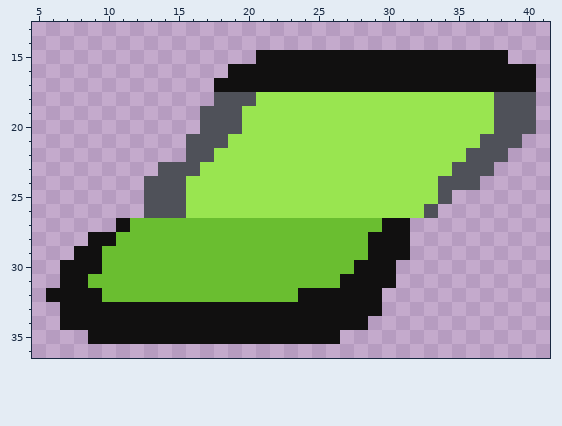
Two states of a pixel-art sprite, Assets/darkdes/krista_hd/ui_live_0.png. The first picture shows the starting point.
The file is 48x48 pixels. Shown: x 5..41, y 13..36.
Now the later version:
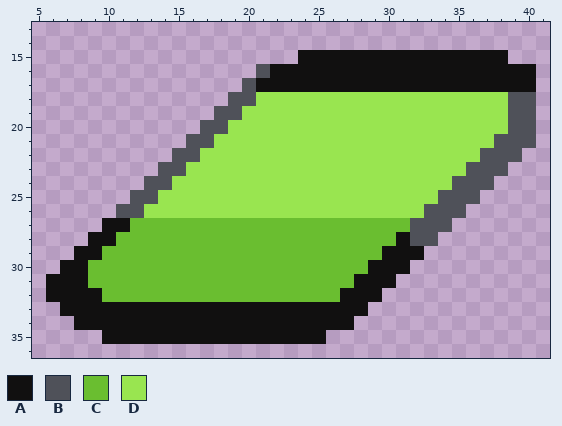
Palette (. is transparent): A #111010  B #4f5159  C #6abe30  D #99e550
From old to new:
{"y":15,"x":21,"old":"AAA","new":"..."}
{"y":16,"x":19,"old":"AAA","new":"..B"}
{"y":17,"x":18,"old":"AAA","new":"..B"}
{"y":18,"x":18,"old":"B","new":"."}
{"y":18,"x":38,"old":"B","new":"D"}
{"y":19,"x":17,"old":"B","new":"."}
{"y":19,"x":38,"old":"B","new":"D"}
{"y":20,"x":19,"old":"B","new":"D"}
{"y":20,"x":38,"old":"B","new":"D"}
{"y":21,"x":18,"old":"B","new":"D"}
{"y":21,"x":37,"old":"B","new":"D"}
{"y":21,"x":40,"old":".","new":"B"}
{"y":22,"x":15,"old":".","new":"B"}
{"y":22,"x":17,"old":"B","new":"D"}
{"y":22,"x":36,"old":"B","new":"D"}
{"y":22,"x":39,"old":".","new":"B"}
{"y":23,"x":16,"old":"B","new":"D"}
{"y":23,"x":35,"old":"B","new":"D"}
{"y":23,"x":38,"old":".","new":"B"}
{"y":24,"x":15,"old":"B","new":"D"}
{"y":24,"x":34,"old":"B","new":"D"}
{"y":24,"x":37,"old":".","new":"B"}
{"y":25,"x":12,"old":".","new":"B"}
{"y":25,"x":14,"old":"BB","new":"DD"}
{"y":25,"x":35,"old":"..","new":"BB"}
{"y":26,"x":11,"old":"..BBB","new":"BBDDD"}
{"y":26,"x":34,"old":"..","new":"BB"}
{"y":27,"x":10,"old":".","new":"A"}
{"y":27,"x":30,"old":"AA...","new":"CCBBB"}
{"y":28,"x":29,"old":"AA","new":"CC"}
{"y":28,"x":32,"old":"..","new":"BB"}
{"y":29,"x":29,"old":"A","new":"C"}
{"y":29,"x":32,"old":".","new":"A"}
{"y":30,"x":9,"old":"A","new":"C"}
{"y":30,"x":28,"old":"A","new":"C"}
{"y":30,"x":31,"old":".","new":"A"}
{"y":31,"x":6,"old":".","new":"A"}
{"y":31,"x":27,"old":"A","new":"C"}
{"y":32,"x":24,"old":"AAA","new":"CCC"}
{"y":33,"x":29,"old":"A","new":"."}
{"y":34,"x":7,"old":"A","new":"."}
{"y":34,"x":28,"old":"A","new":"."}
{"y":35,"x":9,"old":"A","new":"."}
{"y":35,"x":26,"old":"A","new":"."}
